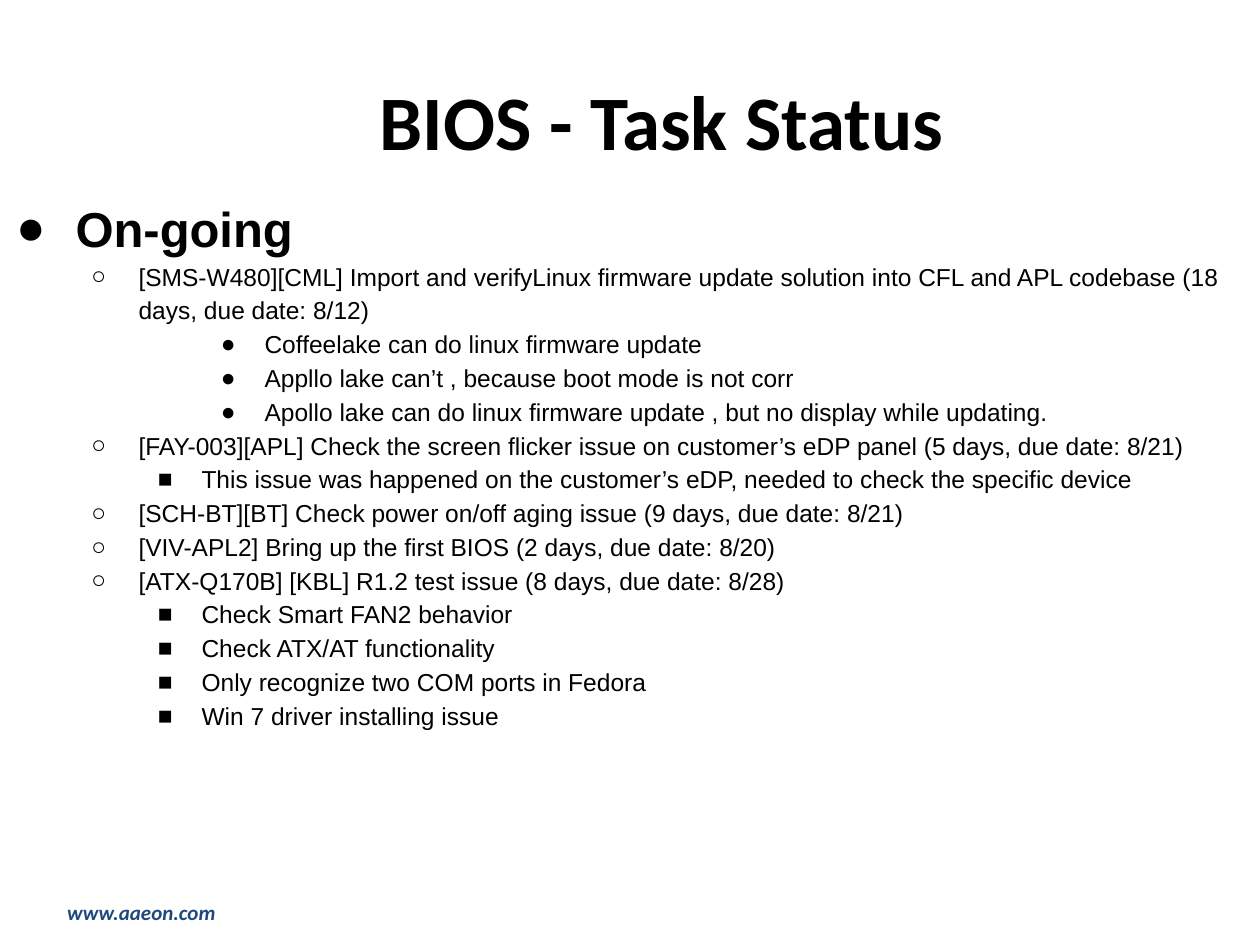
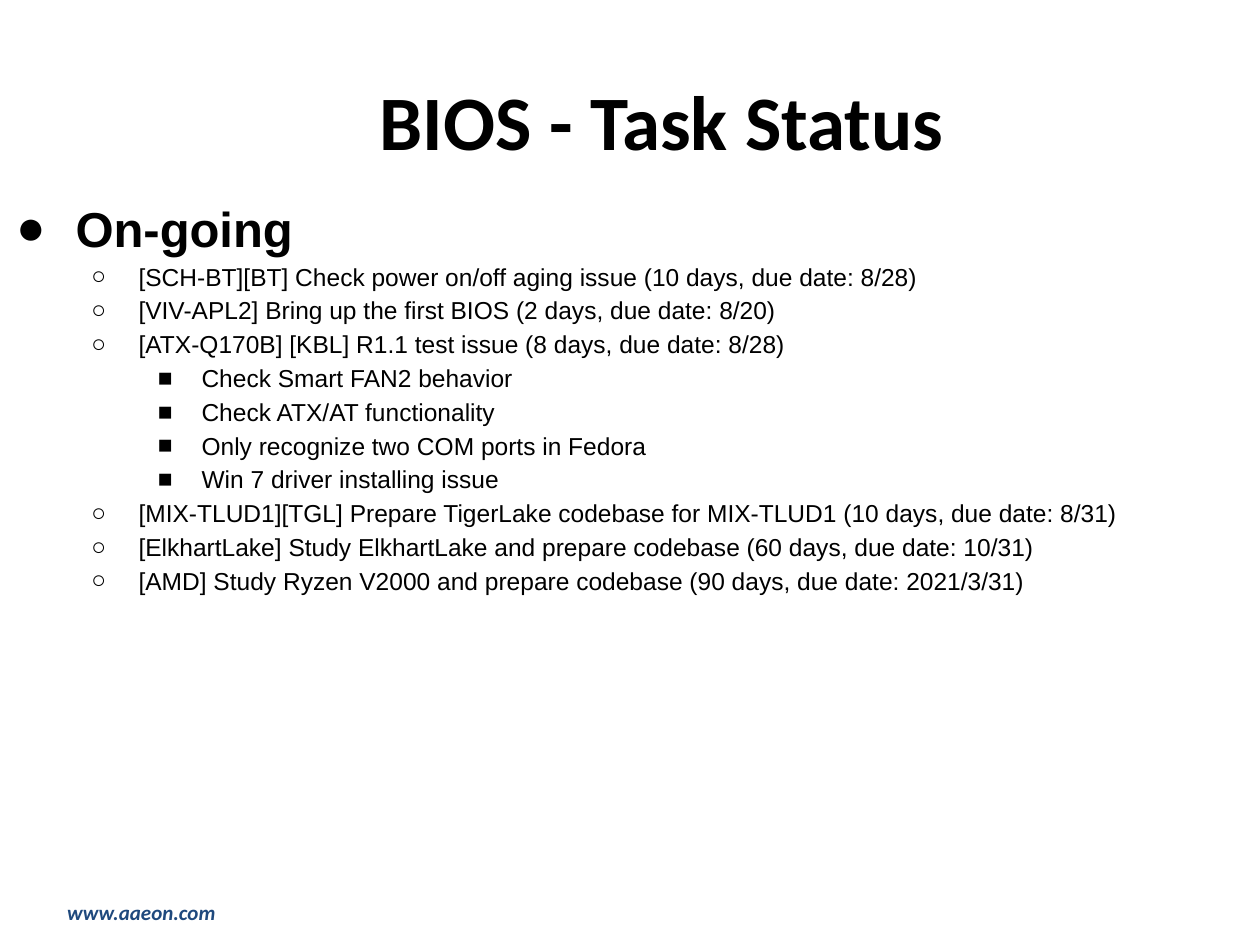
Before and after one commit to hsuziyen/node, a slide deck: slide 5 of 2020週報-0810_0814.pptx (slide 6 before the commit). Drawn at 1260x945 pixels with LibreOffice and Linux fonts; fonts in the diff are those of the drawing; background and template pictures are left out. Boxes give left, top, right and bottom in pixels: in the first picture for what was removed or moved away, otherwise in the second. Text is boxed around its words. In the diff, an @@ line names an element or a change of style, - is before the commit and + after.

```diff
--- a/2020週報-0810_0814.pptx
+++ b/2020週報-0810_0814.pptx
@@ text at bbox=[139, 268, 917, 291]: text changed @@
-  ○ [SMS-W480][CML] Import and verifyLinux firmware update solution into CFL and APL codebase (18 days, due date: 8/12)
-      ● Coffeelake can do linux firmware update
-      ● Appllo lake can’t , because boot mode is not corr
-      ● Apollo lake can do linux firmware update , but no display while updating.
-  ○ [FAY-003][APL] Check the screen flicker issue on customer’s eDP panel (5 days, due date: 8/21)
-    ■ This issue was happened on the customer’s eDP, needed to check the specific device
-  ○ [SCH-BT][BT] Check power on/off aging issue (9 days, due date: 8/21)
+  ○ [SCH-BT][BT] Check power on/off aging issue (10 days, due date: 8/28)
@@ text at bbox=[139, 335, 784, 358]: text changed @@
-  ○ [ATX-Q170B] [KBL] R1.2 test issue (8 days, due date: 8/28)
+  ○ [ATX-Q170B] [KBL] R1.1 test issue (8 days, due date: 8/28)
@@ text at bbox=[139, 504, 1116, 595]: paragraphs added @@
+  ○ [MIX-TLUD1][TGL] Prepare TigerLake codebase for MIX-TLUD1 (10 days, due date: 8/31)
+  ○ [ElkhartLake] Study ElkhartLake and prepare codebase (60 days, due date: 10/31)
+  ○ [AMD] Study Ryzen V2000 and prepare codebase (90 days, due date: 2021/3/31)
```
Also in this commit, not shown: 13 other slides changed, 3 slides removed, 4 other files.
